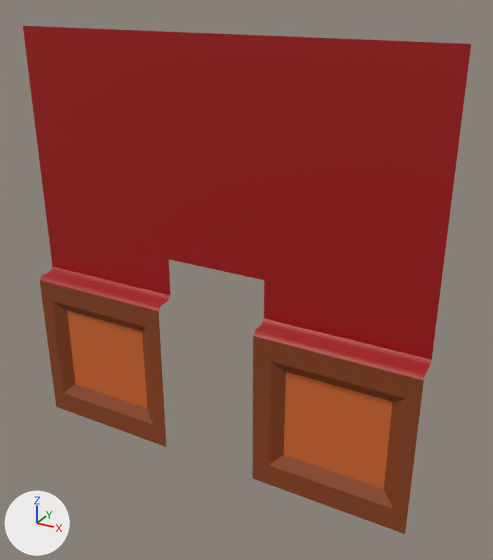
Before and after pictures for a commit that changed the FBX model Battle Pou/Assets/Marijn/models/BarMuurAansluiting.fbx.
Rendered twice from a 50 mm camera at (1.49, -2.32, 2.19) aimed at (0.15, 0.12, 0.97). The lights are fixed; the arrows at lower left show +X, +Y and +Z. Where no turn or scale is listed for an object, it has been applied to the vertices.
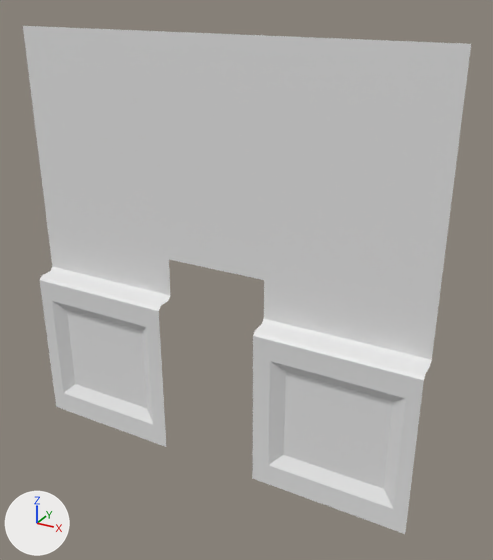
Diff of the bpy script that builds the scene:
```diff
--- a/Battle Pou/Assets/Marijn/models/BarMuurAansluiting.fbx.py
+++ b/Battle Pou/Assets/Marijn/models/BarMuurAansluiting.fbx.py
@@ me_plane_023 @@
 me_plane_023.from_pydata(...)  # 42 vertices, 28 faces; spans x -1.0..1.0, y 0.0..0.1, z 0.0..2.0
 # used by ob_plane_006; location = (0.0, 0.0, 0.0)
+# me_plane_023 part 1: all 2 faces that had it switch from mat_brown (orange #d4692c) to no material
+# me_plane_023 part 2: all 16 faces that had it switch from mat_darkbrown (brown #8a421a) to no material
+# me_plane_023 part 3: all 10 faces that had it switch from mat_red (red #a4090b) to no material
```

Boxes [x1, y1, x2, y2] around the edits, measured in the pictures (493 x 560 px):
part 1 of me_plane_023, recoloured (brown to grey)
    both: [67, 311, 392, 489]
part 2 of me_plane_023, recoloured (brown to grey)
    both: [40, 280, 424, 534]
part 3 of me_plane_023, recoloured (red to grey)
    both: [23, 26, 471, 380]
